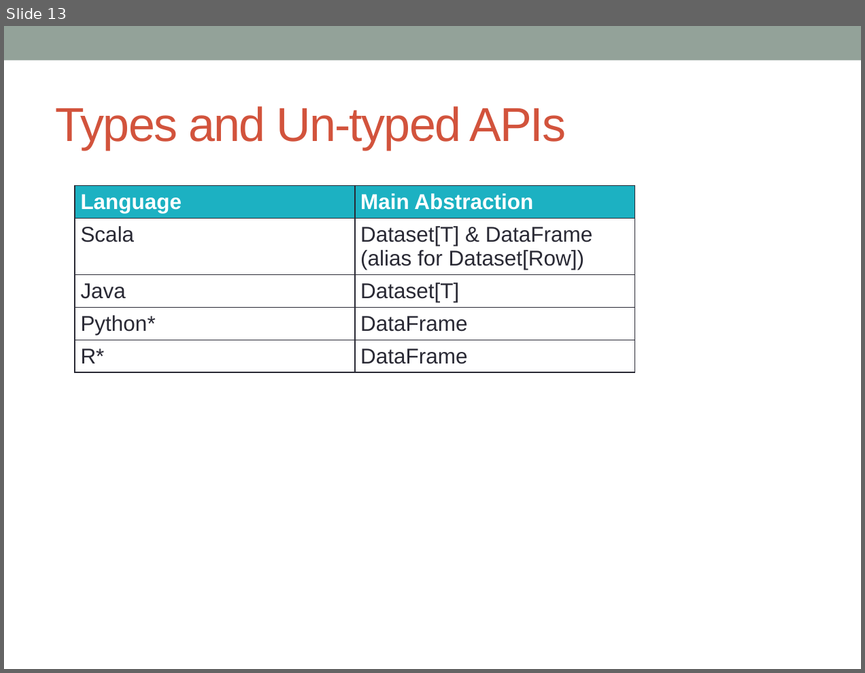
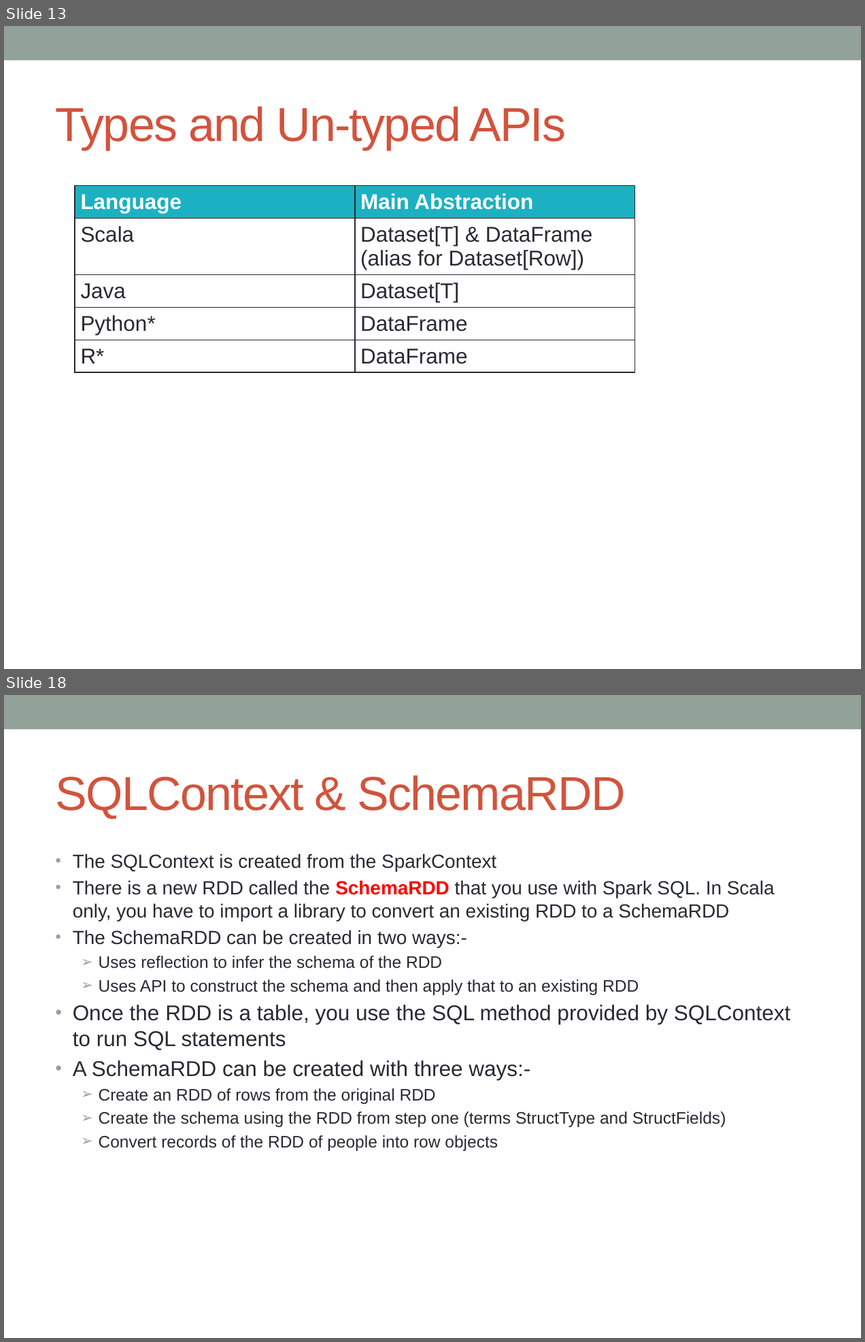
Before and after one commit to notionquest/ProjectDocumentation, a slide deck: Spark.pptx. Shown one above the other, each under a label of ours: slide 13 before the commit, slides 13 and 18 after it; the slides between them are not shown. The pictures are 865x673 and 865x1342 pixels, drawn with LibreOffice and Linux fonts; fonts in the diff are those of the drawing. Boxes give left, top, right and bottom in pixels: in the first picture for what was removed or moved away, otherwise in the second. Text is boxed around its words. In the diff, an @@ line names an element or a change of style, - is before the commit and + after.

```diff
--- a/Spark.pptx
+++ b/Spark.pptx
@@ slide 18 added at <box>4,695,861,1338</box>, background #FFFFFF; not listed: 1 template element that a slide beside it also shows @@
@@ title added at <box>56,775,625,819</box>, 40 pt, text #D2533C @@
+SQLContext & SchemaRDD
@@ text added at <box>73,853,790,1151</box>, 14 pt, text #292934 @@
+• The SQLContext is created from the SparkContext
+• There is a new RDD called the SchemaRDD that you use with Spark SQL. In Scala only, you have to import a library to convert an existing RDD to a SchemaRDD
+• The SchemaRDD can be created in two ways:-
+  ➢ Uses reflection to infer the schema of the RDD
+  ➢ Uses API to construct the schema and then apply that to an existing RDD
+• Once the RDD is a table, you use the SQL method provided by SQLContext to run SQL statements
+• A SchemaRDD can be created with three ways:-
+  ➢ Create an RDD of rows from the original RDD
+  ➢ Create the schema using the RDD from step one (terms StructType and StructFields)
+  ➢ Convert records of the RDD of people into row objects
```
Also in this commit, not shown: 1 slide changed, 17 other slides added.
